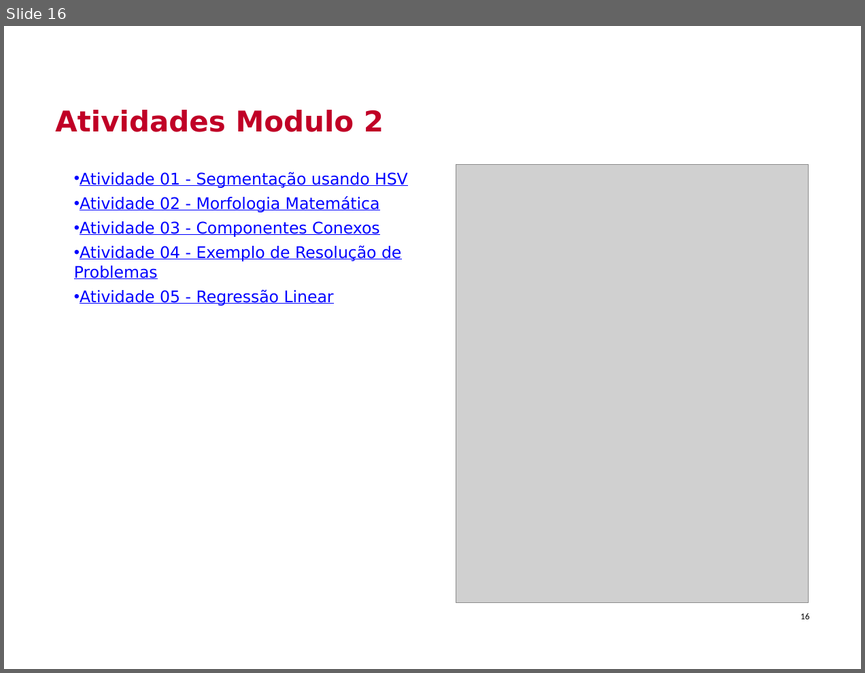
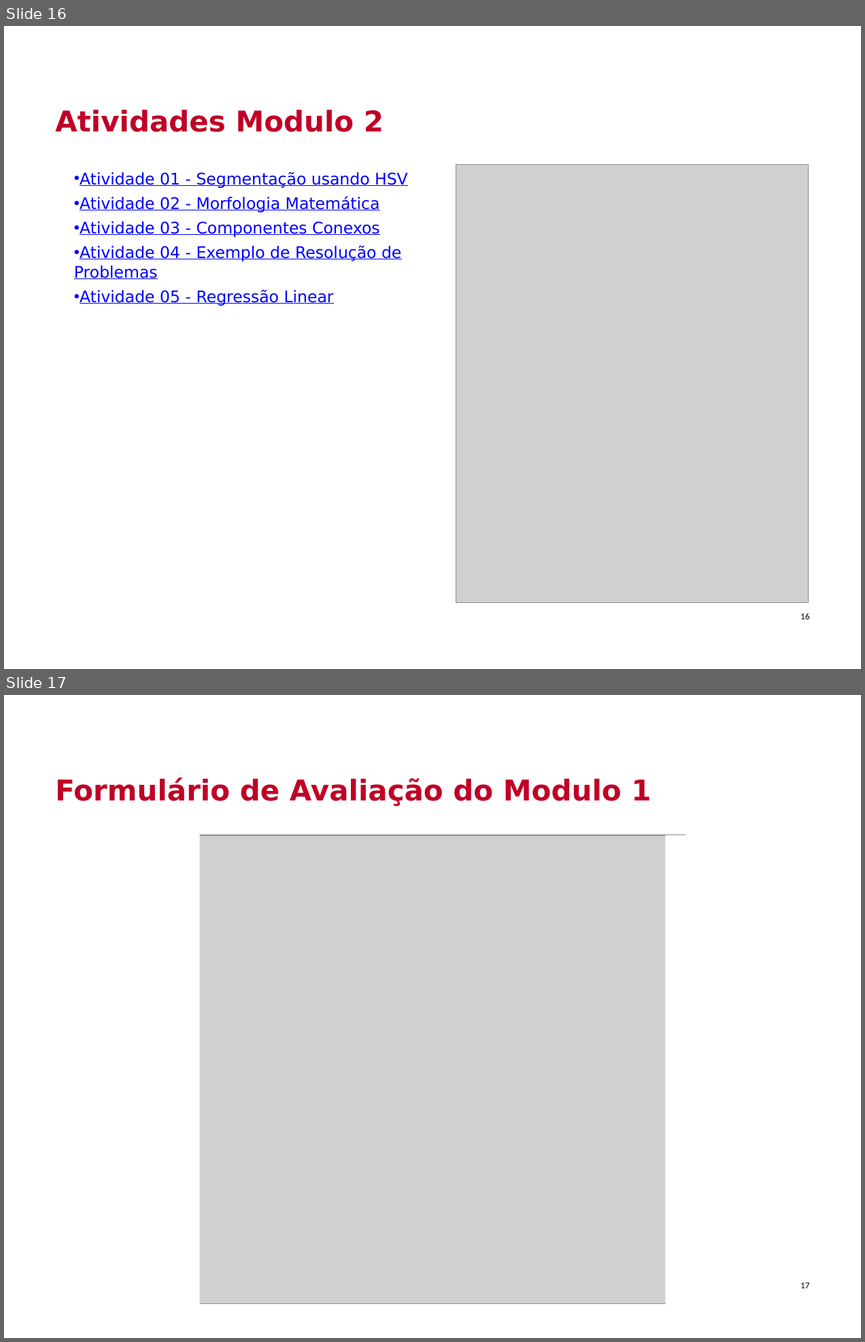
Before and after one commit to Insper/robotica-computacional, a slide deck: docs/modulos/02-modelo-de-camera/slides.pptx. Shown one above the other, each under a label of ours: slide 16 before the commit, slides 16 and 17 after it. The pictures are 865x673 and 865x1342 pixels, drawn with LibreOffice and Linux fonts; fonts in the diff are those of the drawing; grey boxes stand for pictures; background and template pictures are left out. Boxes give left, top, right and bottom in pixels: in the first picture for what was removed or moved away, otherwise in the second. Text is boxed around its words. In the diff, an @@ line names an element or a change of style, - is before the commit and + after.

```diff
--- a/docs/modulos/02-modelo-de-camera/slides.pptx
+++ b/docs/modulos/02-modelo-de-camera/slides.pptx
@@ slide 17 added at [4, 695, 861, 1338], background picture (left out) @@
@@ title added at [55, 777, 651, 807], 24 pt, text #C00026, bold @@
+Formulário de Avaliação do Modulo 1
@@ rectangle added at [159, 826, 199, 1320], fill #FFFFFF @@
@@ picture added at [179, 836, 686, 1304] @@
@@ rectangle added at [666, 836, 706, 1330], fill #FFFFFF @@
@@ page number added at [800, 1282, 809, 1288], 7.5 pt, text #000000 @@
+17
```
Also in this commit, not shown: 1 other file.
